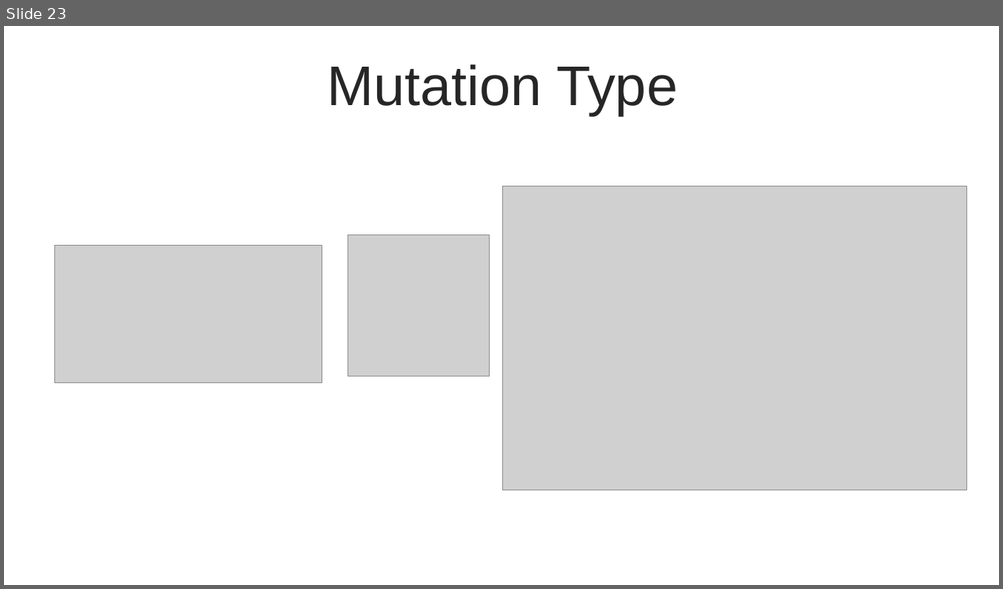
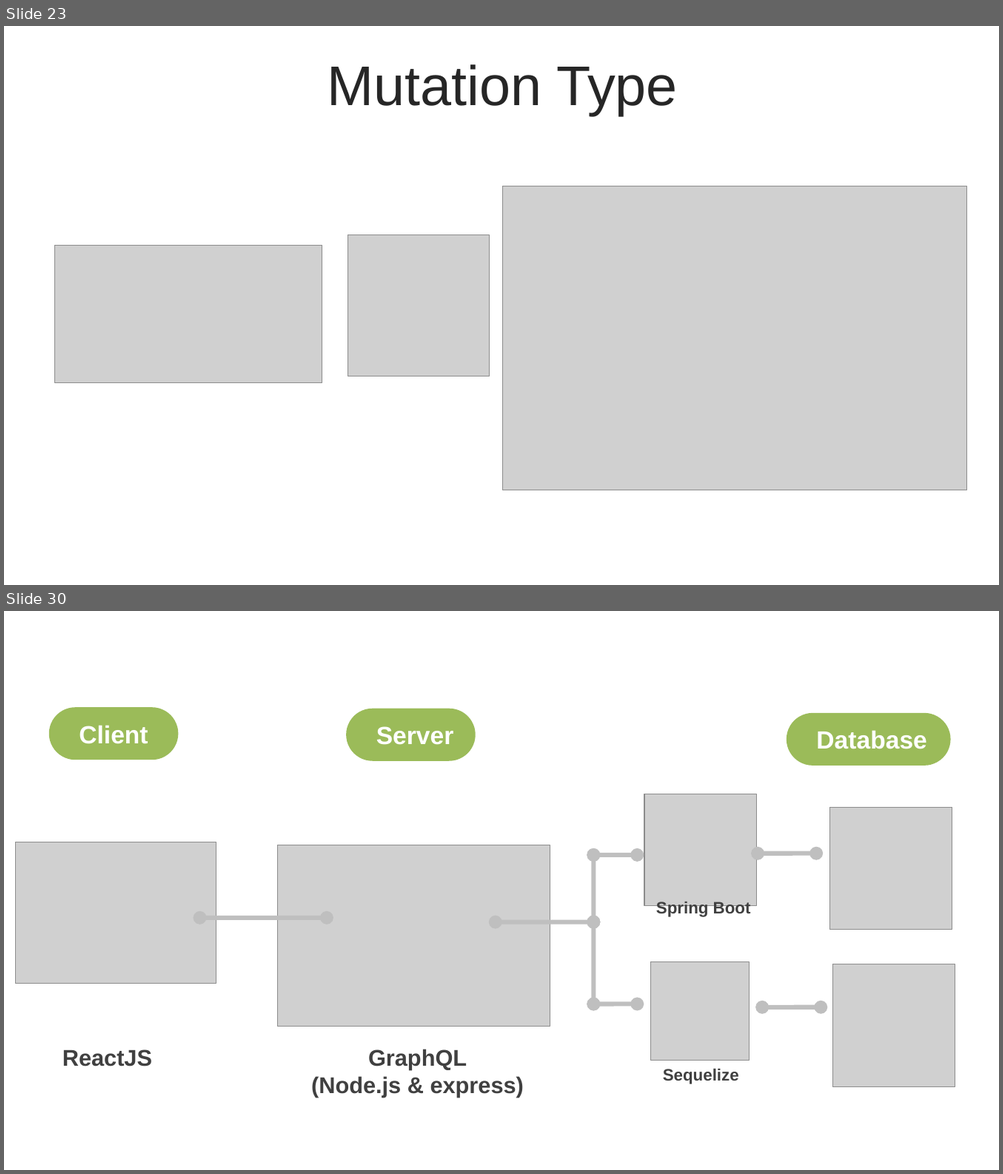
Before and after one commit to thanhlongvl/sportdemo, a slide deck: thuyettrinhgfinal_1.pptx. Shown one above the other, each under a label of ours: slide 23 before the commit, slides 23 and 30 after it; the slides between them are not shown. The pictures are 1003x589 and 1003x1174 pixels, drawn with LibreOffice and Linux fonts; fonts in the diff are those of the drawing; grey boxes stand for pictures. Boxes give left, top, right and bottom in pixels: in the first picture for what was removed or moved away, otherwise in the second. Text is boxed around its words. In the diff, an @@ line names an element or a change of style, - is before the commit and + after.

```diff
--- a/thuyettrinhgfinal_1.pptx
+++ b/thuyettrinhgfinal_1.pptx
@@ slide 30 added at (x1=4, y1=611, x2=999, y2=1170), background #FFFFFF @@
@@ rounded rectangle added at (x1=48, y1=707, x2=178, y2=760), fill #9BBB59, 24 pt, text #FFFFFF, bold @@
+Client
@@ rounded rectangle added at (x1=347, y1=709, x2=475, y2=761), fill #9BBB59, 24 pt, text #FFFFFF, bold @@
+Server
@@ rounded rectangle added at (x1=787, y1=713, x2=950, y2=766), fill #9BBB59, 24 pt, text #FFFFFF, bold @@
+Database
@@ picture added at (x1=644, y1=794, x2=756, y2=906) @@
@@ picture added at (x1=829, y1=807, x2=951, y2=930) @@
@@ picture added at (x1=15, y1=843, x2=216, y2=984) @@
@@ picture added at (x1=277, y1=846, x2=549, y2=1027) @@
@@ double arrow added from (817, 854) to (757, 854), #BFBFBF 4.31 pt @@
@@ double arrow added from (594, 922) to (594, 855), #BFBFBF 4.31 pt @@
@@ double arrow added from (637, 855) to (594, 855), #BFBFBF 4.31 pt @@
@@ double arrow added from (327, 917) to (199, 917), #BFBFBF 4.31 pt @@
@@ text added at (x1=656, y1=902, x2=751, y2=917), 16 pt, text #404040, bold @@
+Spring Boot
@@ double arrow added from (594, 922) to (495, 922), #BFBFBF 4.31 pt @@
@@ double arrow added from (594, 922) to (594, 1004), #BFBFBF 4.31 pt @@
@@ picture added at (x1=650, y1=963, x2=748, y2=1061) @@
@@ picture added at (x1=832, y1=965, x2=955, y2=1087) @@
@@ double arrow added from (637, 1004) to (594, 1004), #BFBFBF 4.31 pt @@
@@ double arrow added from (821, 1007) to (762, 1007), #BFBFBF 4.31 pt @@
@@ text added at (x1=62, y1=1050, x2=152, y2=1067), 22 pt, text #404040, bold @@
+ReactJS
@@ text added at (x1=311, y1=1049, x2=523, y2=1098), 22 pt, text #404040, bold @@
+GraphQL
+(Node.js & express)
@@ text added at (x1=663, y1=1068, x2=739, y2=1085), 16 pt, text #404040, bold @@
+Sequelize
```
Also in this commit, not shown: 25 slides changed, 2 other files.
